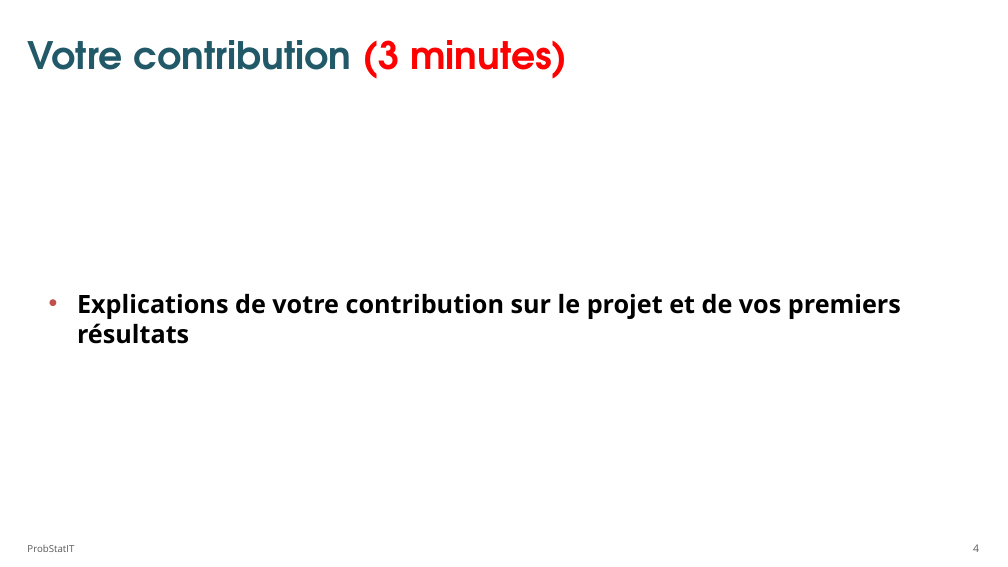
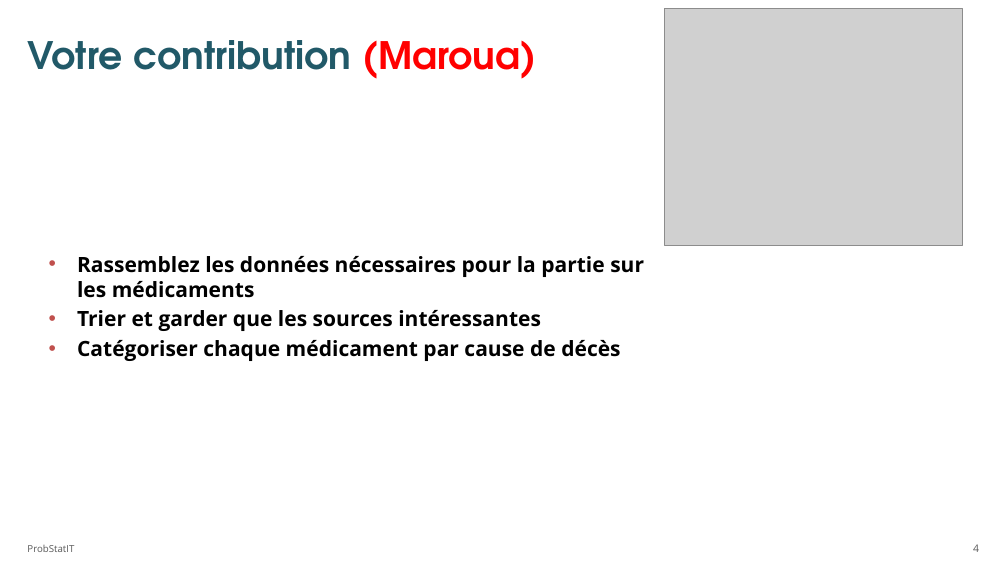
Before and after one commit to Algath/Projet-probabilit-s-et-statistiques, a slide deck: slide 4 of Projet_presentation_individuelle.pptx. Drawn at 1008x567 pixels with LibreOffice and Linux fonts; fonts in the diff are those of the drawing; grey boxes stand for pictures. Boxes give left, top, right and bottom in pixels: in the first picture for what was removed or moved away, otherwise in the second. Text is boxed around its words. In the diff, an @@ line names an element or a change of style, - is before the commit and + after.

```diff
--- a/Projet_presentation_individuelle.pptx
+++ b/Projet_presentation_individuelle.pptx
@@ picture added at [665,8,963,246] @@
@@ title at [27,40,536,79]: text changed @@
-Votre contribution (3 minutes)
+Votre contribution (Maroua)
@@ text at [77,256,644,361]: text changed; size 24 to 20 pt @@
-• Explications de votre contribution sur le projet et de vos premiers résultats
+• Rassemblez les données nécessaires pour la partie sur les médicaments
+• Trier et garder que les sources intéressantes
+• Catégoriser chaque médicament par cause de décès
```
Also in this commit, not shown: 3 other slides changed, 3 other files.
